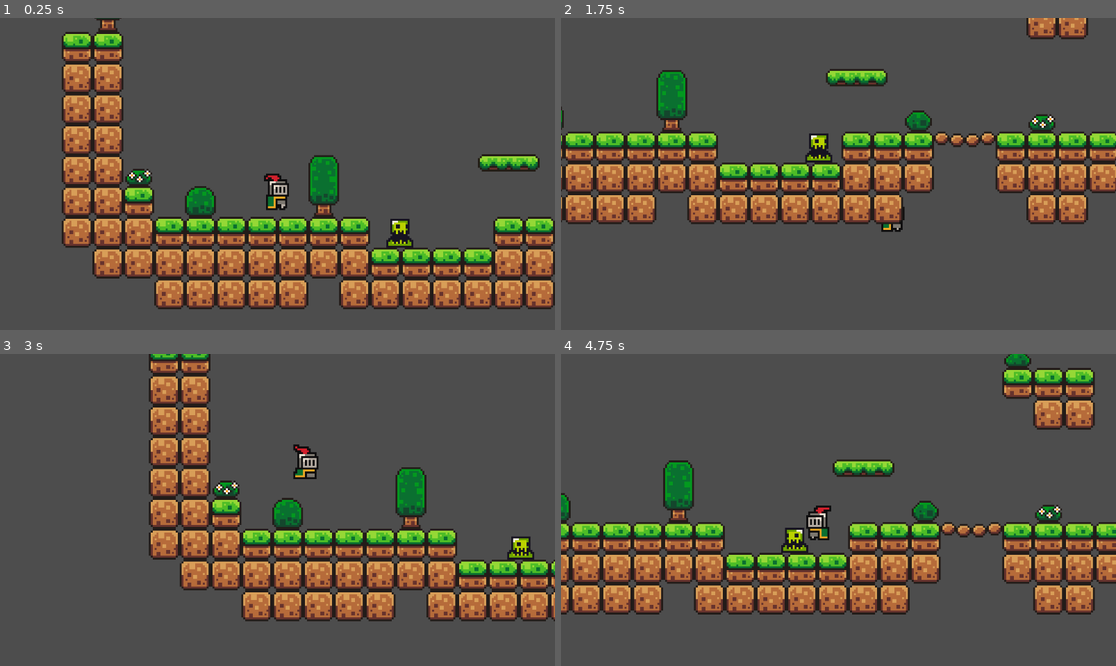
Above: before the commit, frames 1-4 (two rows, left to right).
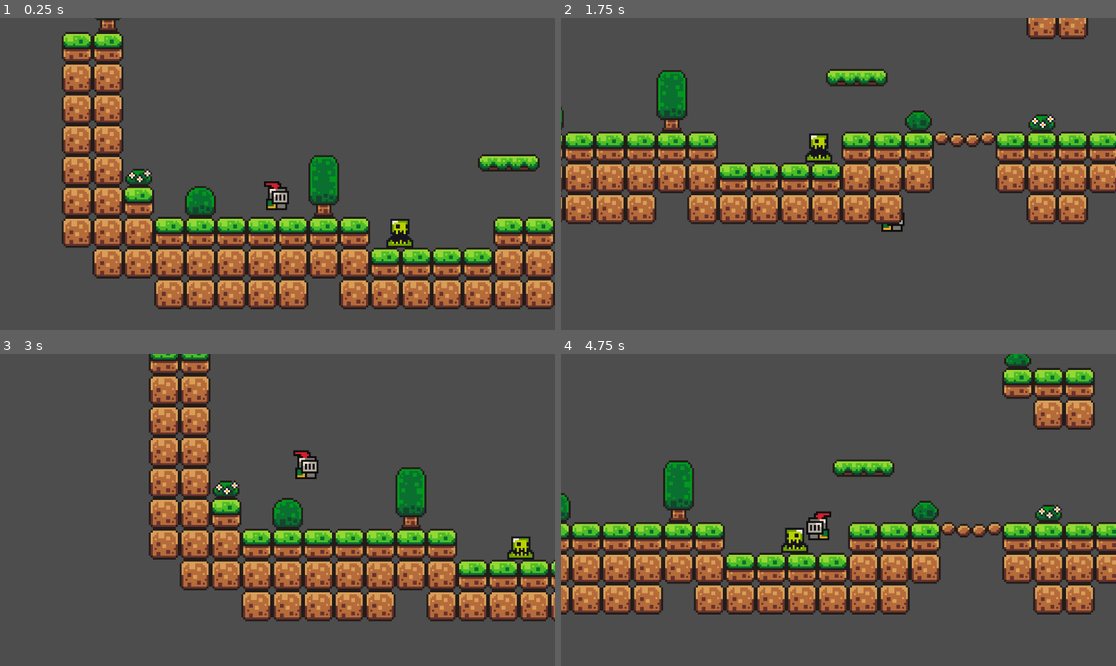
Above: after the commit, the same moments.

Repository: MevyDev/godot-brackeys-tutorial-2d
Game: Godot game, scene res://levels/level1/level_1.tscn
Same seed, same stepped clock (60 frames per second), same inputs: the game is played once before the commit and once after it.
Inputs:
- Up to frame 1 (0.25 s): no input
- Up to frame 2 (1.75 s): hold S (move_right) from 0.53 s (still down); tap Space (jump) at 0.6, 0.77, 1.07, 1.35, 1.52 s
- Up to frame 3 (3 s): tap Space (jump) at 1.82, 2.1, 2.85 s; release S (move_right) at 2.03 s; hold A (move_left) 2.03-2.78 s; hold S (move_right) from 2.78 s (still down)
- Up to frame 4 (4.75 s): tap Space (jump) at 3.02, 3.32, 3.6, 3.77, 4.07, 4.35, 4.52 s; release S (move_right) at 4.28 s; hold A (move_left) from 4.28 s (still down)

The runs differ from the first frame. In frame 1, 0.3% of the frame differs, in the area x 47-53%, y 49-62%; in frame 2, less than 0.1%; in frame 3, 0.2%; in frame 4, 0.3%.

Commit message:
player animations

Diff:
--- a/entities/player/player.tscn
+++ b/entities/player/player.tscn
@@ -1,7 +1,8 @@
-[gd_scene load_steps=9 format=3 uid="uid://bwxs5ls3efb1s"]
+[gd_scene load_steps=27 format=3 uid="uid://bwxs5ls3efb1s"]
 
 [ext_resource type="Script" uid="uid://eg8dawn36a2d" path="res://entities/player/player.gd" id="1_abrql"]
 [ext_resource type="Texture2D" uid="uid://carxtqh4ws4sy" path="res://entities/player/knight.png" id="1_symyc"]
+[ext_resource type="Texture2D" uid="uid://wvcbwrghnhij" path="res://assets/sprites/knight.png" id="3_sglur"]
 
 [sub_resource type="AtlasTexture" id="AtlasTexture_abrql"]
 atlas = ExtResource("1_symyc")
@@ -18,6 +19,74 @@
 [sub_resource type="AtlasTexture" id="AtlasTexture_fkugw"]
 atlas = ExtResource("1_symyc")
 region = Rect2(96, 0, 32, 32)
+
+[sub_resource type="AtlasTexture" id="AtlasTexture_8fjmc"]
+atlas = ExtResource("3_sglur")
+region = Rect2(64, 160, 32, 32)
+
+[sub_resource type="AtlasTexture" id="AtlasTexture_qiwj3"]
+atlas = ExtResource("3_sglur")
+region = Rect2(0, 64, 32, 32)
+
+[sub_resource type="AtlasTexture" id="AtlasTexture_26q78"]
+atlas = ExtResource("3_sglur")
+region = Rect2(32, 64, 32, 32)
+
+[sub_resource type="AtlasTexture" id="AtlasTexture_bectd"]
+atlas = ExtResource("3_sglur")
+region = Rect2(64, 64, 32, 32)
+
+[sub_resource type="AtlasTexture" id="AtlasTexture_wvtmh"]
+atlas = ExtResource("3_sglur")
+region = Rect2(96, 64, 32, 32)
+
+[sub_resource type="AtlasTexture" id="AtlasTexture_7thud"]
+atlas = ExtResource("3_sglur")
+region = Rect2(128, 64, 32, 32)
+
+[sub_resource type="AtlasTexture" id="AtlasTexture_a1qjk"]
+atlas = ExtResource("3_sglur")
+region = Rect2(160, 64, 32, 32)
+
+[sub_resource type="AtlasTexture" id="AtlasTexture_j3ovn"]
+atlas = ExtResource("3_sglur")
+region = Rect2(192, 64, 32, 32)
+
+[sub_resource type="AtlasTexture" id="AtlasTexture_afbqv"]
+atlas = ExtResource("3_sglur")
+region = Rect2(224, 64, 32, 32)
+
+[sub_resource type="AtlasTexture" id="AtlasTexture_gx6sm"]
+atlas = ExtResource("3_sglur")
+region = Rect2(0, 96, 32, 32)
+
+[sub_resource type="AtlasTexture" id="AtlasTexture_yqrof"]
+atlas = ExtResource("3_sglur")
+region = Rect2(32, 96, 32, 32)
+
+[sub_resource type="AtlasTexture" id="AtlasTexture_3wlsy"]
+atlas = ExtResource("3_sglur")
+region = Rect2(64, 96, 32, 32)
+
+[sub_resource type="AtlasTexture" id="AtlasTexture_b2kln"]
+atlas = ExtResource("3_sglur")
+region = Rect2(96, 96, 32, 32)
+
+[sub_resource type="AtlasTexture" id="AtlasTexture_we0b7"]
+atlas = ExtResource("3_sglur")
+region = Rect2(128, 96, 32, 32)
+
+[sub_resource type="AtlasTexture" id="AtlasTexture_mtric"]
+atlas = ExtResource("3_sglur")
+region = Rect2(160, 96, 32, 32)
+
+[sub_resource type="AtlasTexture" id="AtlasTexture_eyb6c"]
+atlas = ExtResource("3_sglur")
+region = Rect2(192, 96, 32, 32)
+
+[sub_resource type="AtlasTexture" id="AtlasTexture_221hk"]
+atlas = ExtResource("3_sglur")
+region = Rect2(224, 96, 32, 32)
 
 [sub_resource type="SpriteFrames" id="SpriteFrames_8fjmc"]
 animations = [{
@@ -37,6 +106,67 @@
 "loop": true,
 "name": &"idle",
 "speed": 10.0
+}, {
+"frames": [{
+"duration": 1.0,
+"texture": SubResource("AtlasTexture_8fjmc")
+}],
+"loop": true,
+"name": &"jump",
+"speed": 5.0
+}, {
+"frames": [{
+"duration": 1.0,
+"texture": SubResource("AtlasTexture_qiwj3")
+}, {
+"duration": 1.0,
+"texture": SubResource("AtlasTexture_26q78")
+}, {
+"duration": 1.0,
+"texture": SubResource("AtlasTexture_bectd")
+}, {
+"duration": 1.0,
+"texture": SubResource("AtlasTexture_wvtmh")
+}, {
+"duration": 1.0,
+"texture": SubResource("AtlasTexture_7thud")
+}, {
+"duration": 1.0,
+"texture": SubResource("AtlasTexture_a1qjk")
+}, {
+"duration": 1.0,
+"texture": SubResource("AtlasTexture_j3ovn")
+}, {
+"duration": 1.0,
+"texture": SubResource("AtlasTexture_afbqv")
+}, {
+"duration": 1.0,
+"texture": SubResource("AtlasTexture_gx6sm")
+}, {
+"duration": 1.0,
+"texture": SubResource("AtlasTexture_yqrof")
+}, {
+"duration": 1.0,
+"texture": SubResource("AtlasTexture_3wlsy")
+}, {
+"duration": 1.0,
+"texture": SubResource("AtlasTexture_b2kln")
+}, {
+"duration": 1.0,
+"texture": SubResource("AtlasTexture_we0b7")
+}, {
+"duration": 1.0,
+"texture": SubResource("AtlasTexture_mtric")
+}, {
+"duration": 1.0,
+"texture": SubResource("AtlasTexture_eyb6c")
+}, {
+"duration": 1.0,
+"texture": SubResource("AtlasTexture_221hk")
+}],
+"loop": true,
+"name": &"run",
+"speed": 10.0
 }]
 
 [sub_resource type="CapsuleShape2D" id="CapsuleShape2D_qiwj3"]
@@ -50,10 +180,7 @@
 [node name="AnimatedSprite2D" type="AnimatedSprite2D" parent="."]
 position = Vector2(0, -12)
 sprite_frames = SubResource("SpriteFrames_8fjmc")
-animation = &"idle"
-autoplay = "idle"
-frame = 2
-frame_progress = 0.380686
+animation = &"jump"
 
 [node name="CollisionShape2D" type="CollisionShape2D" parent="."]
 position = Vector2(0, -7)
